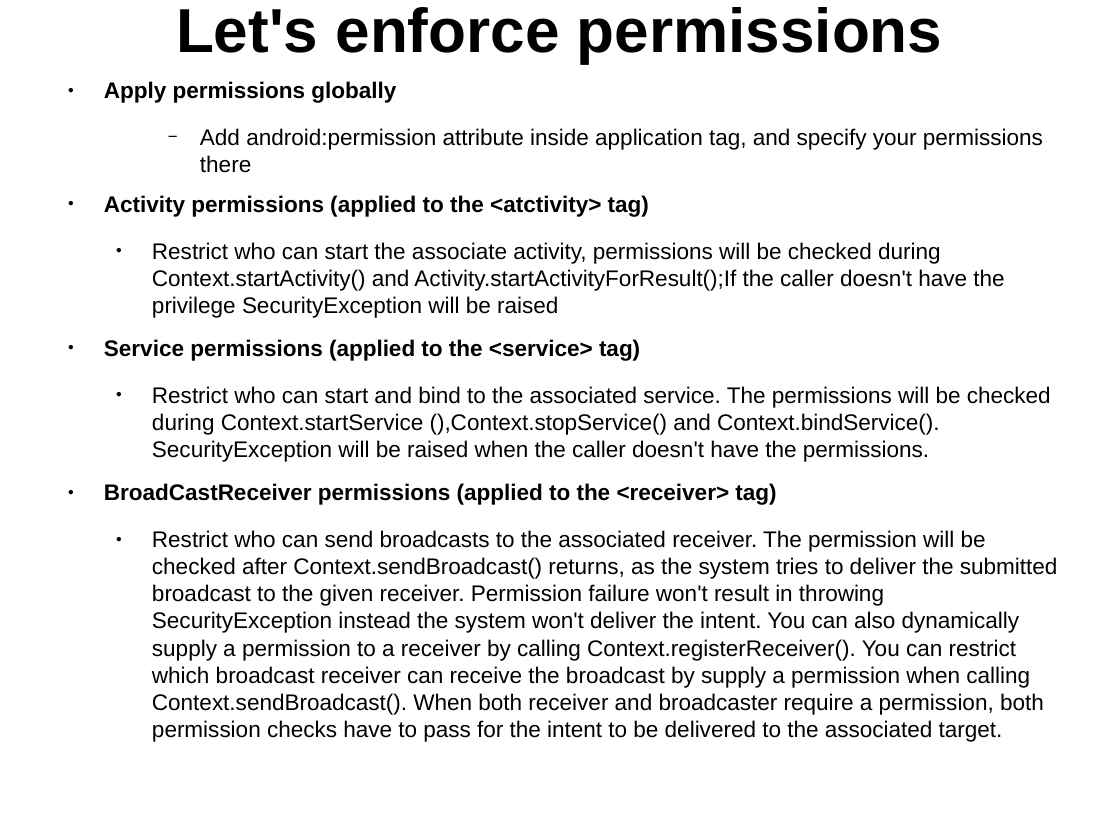
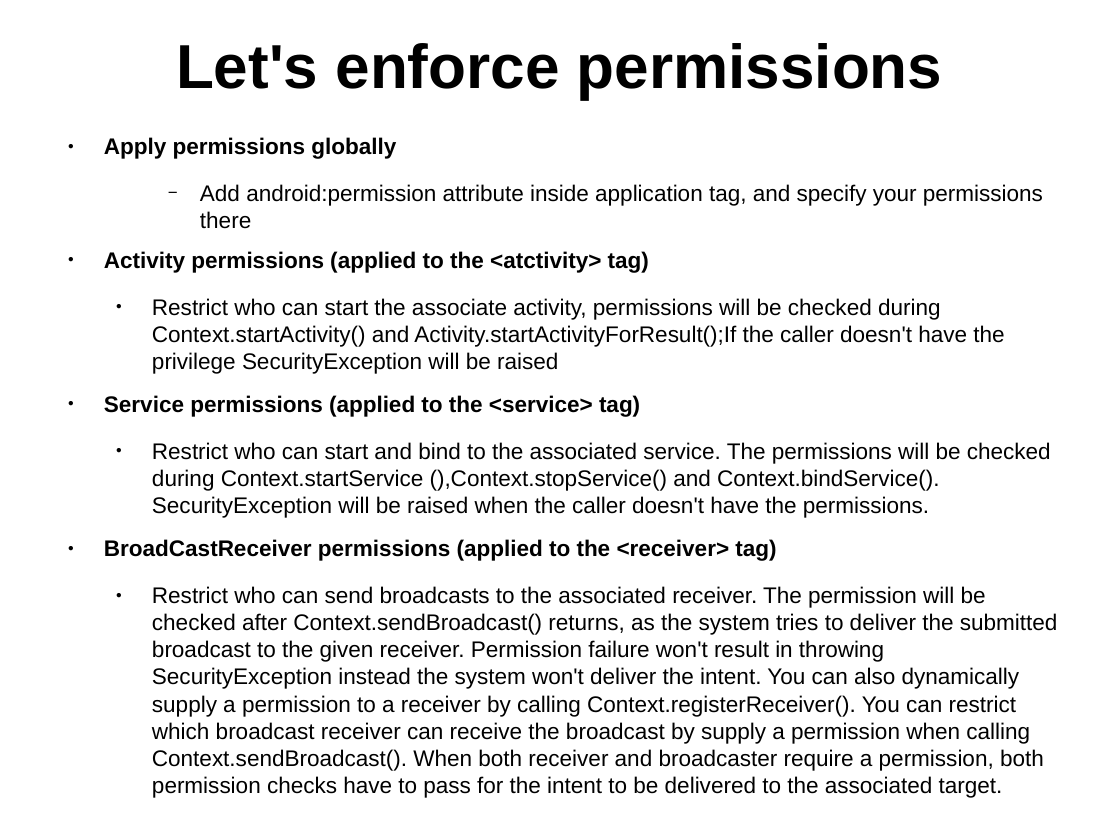
Before and after one commit to thegreatdao/testa, a slide deck: slide 71 of assets/android2.odp. Drawn at 1120x840 pixels with LibreOffice and Linux fonts; fonts in the diff are those of the drawing. Boxes give left, top, right and bottom in pixels: in the first picture for what was removed or moved away, otherwise in the second. Text is boxed around its words. In the diff, an @@ line names an element or a change of style, - is before the commit and + after.

Commit message:
finished permissions but need to add examples

```diff
--- a/assets/android2.odp
+++ b/assets/android2.odp
@@ title "Let's enforce permissions": place and size @@
-title "Let's enforce permissions" at [176, 7, 942, 63]
+title "Let's enforce permissions" at [176, 43, 942, 99]
@@ text "Apply permissions globally": place and size @@
-text "Apply permissions globally" at [104, 81, 1058, 742]
+text "Apply permissions globally" at [104, 137, 1058, 798]
```
Also in this commit, not shown: 1 other slide changed, 1 other file.
